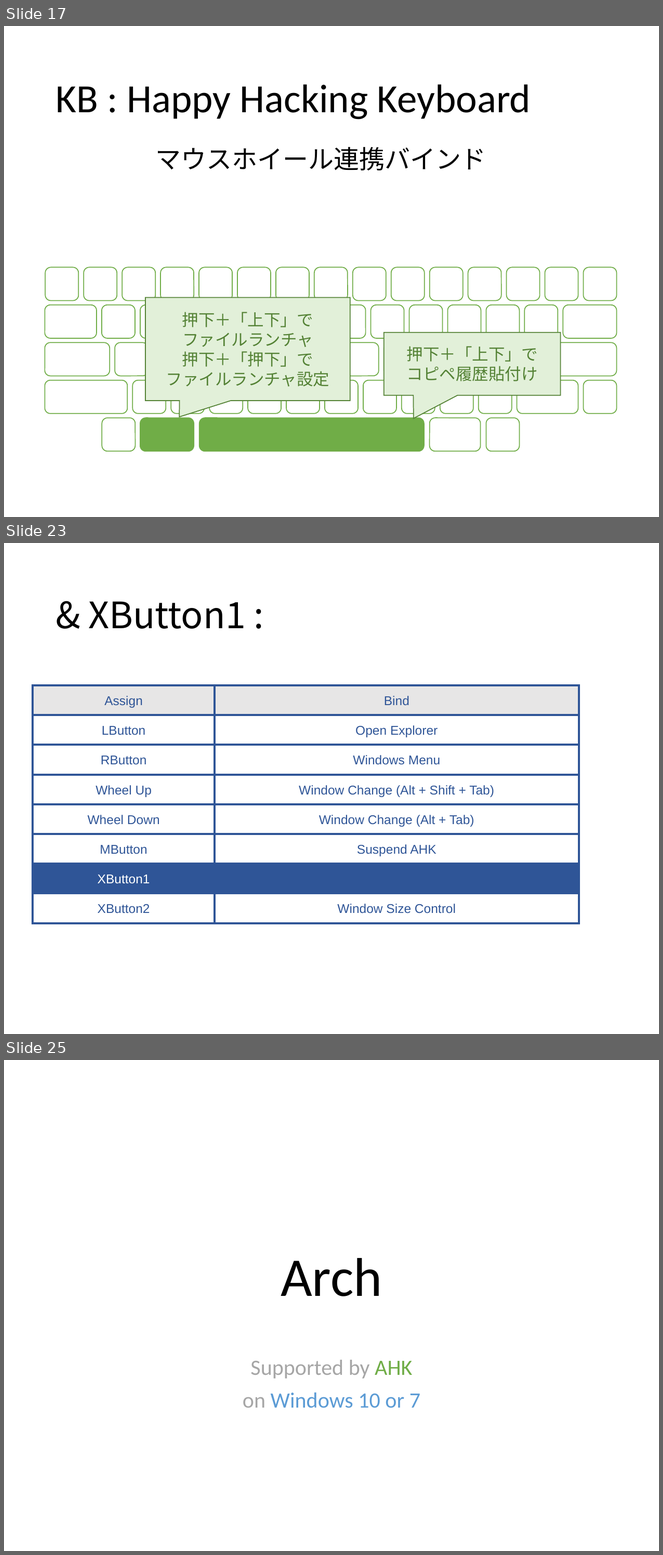
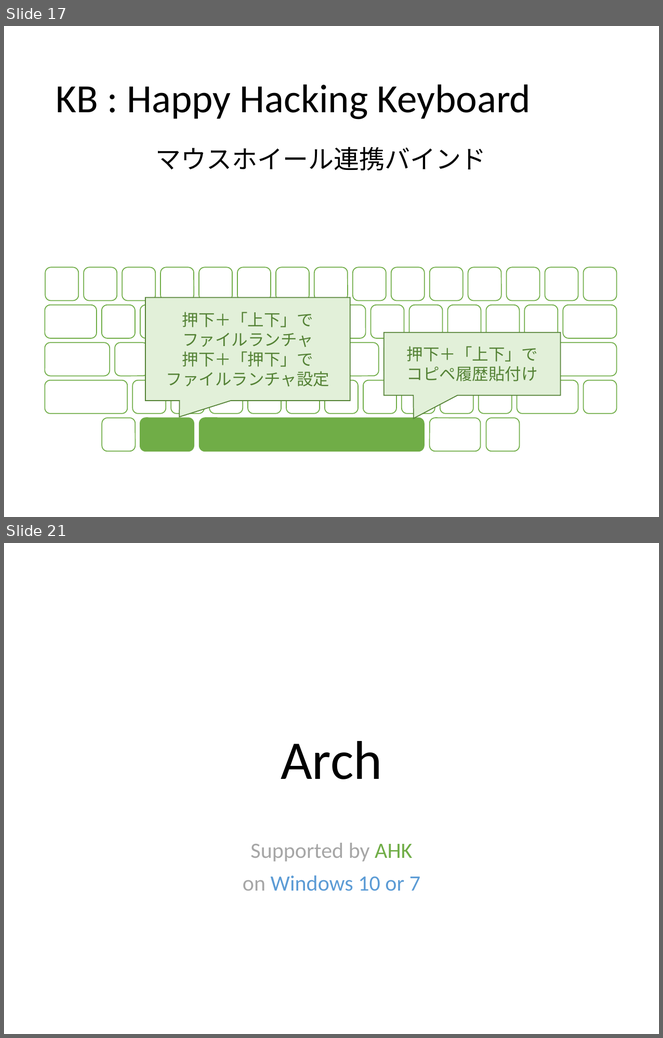
Before and after one commit to ittooo66/myAHK, a slide deck: MANUAL.pptx. Shown one above the other, each under a label of ours: slides 17, 23 and 25 before the commit, slides 17 and 21 after it; the slides between them are not shown. The pictures are 663x1555 and 663x1038 pixels, drawn with LibreOffice and Linux fonts; fonts in the diff are those of the drawing. Boxes give left, top, right and bottom in pixels: in the first picture for what was removed or moved away, otherwise in the second. Text is boxed around its words. In the diff, an @@ line names an element or a change of style, - is before the commit and + after.

```diff
--- a/MANUAL.pptx
+++ b/MANUAL.pptx
@@ slide 23 removed at box(4, 543, 659, 1034), background #FFFFFF @@
@@ title removed at box(88, 601, 245, 629) @@
-& XButton1 :
@@ rectangle removed at box(33, 685, 215, 715) @@
-Assign
@@ rectangle removed at box(215, 685, 579, 715) @@
-Bind
@@ rectangle removed at box(33, 715, 215, 745) @@
-LButton
@@ rectangle removed at box(215, 715, 579, 745) @@
-Open Explorer
@@ rectangle removed at box(33, 745, 215, 774) @@
-RButton
@@ rectangle removed at box(215, 745, 579, 774) @@
-Windows Menu
@@ rectangle removed at box(33, 775, 215, 805) @@
-Wheel Up
@@ rectangle removed at box(215, 775, 579, 805) @@
-Window Change (Alt + Shift + Tab)
@@ rectangle removed at box(33, 805, 215, 834) @@
-Wheel Down
@@ rectangle removed at box(215, 805, 579, 834) @@
-Window Change (Alt + Tab)
@@ rectangle removed at box(33, 834, 215, 863) @@
-MButton
@@ rectangle removed at box(215, 834, 579, 863) @@
-Suspend AHK
@@ rectangle removed at box(33, 864, 215, 893) @@
-XButton1
@@ rectangle removed at box(215, 864, 579, 893) @@
@@ rectangle removed at box(33, 893, 215, 923) @@
-XButton2
@@ rectangle removed at box(215, 893, 579, 923) @@
-Window Size Control
@@ what was slide 25 is now slide 21 @@
```
Also in this commit, not shown: 5 slides changed, 2 slides added, 5 other slides removed.
